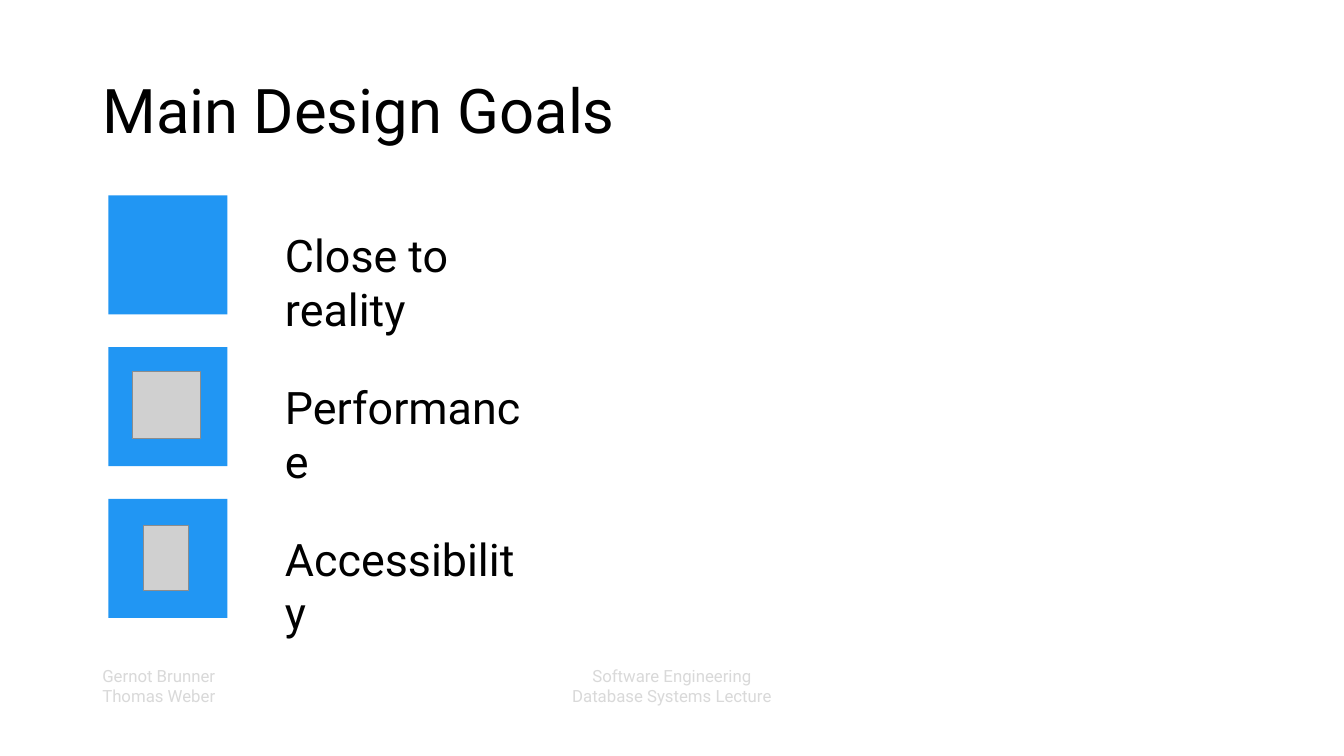
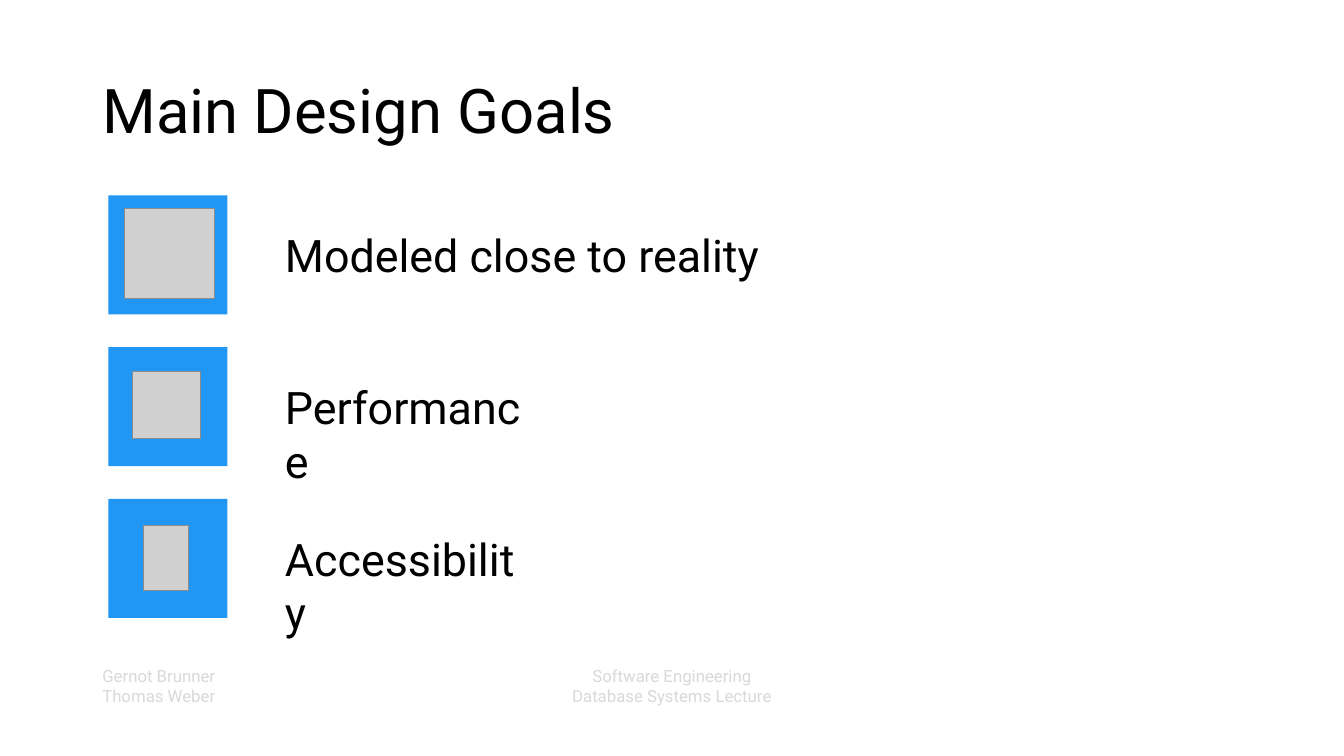
Before and after one commit to elordin/dbs, a slide deck: slide 3 of slides.pptx (slide 2 before the commit). Drawn at 1344x756 pixels with LibreOffice and Linux fonts; fonts in the diff are those of the drawing; grey boxes stand for pictures; background and template pictures are left out. Boxes give left, top, right and bottom in pixels: in the first picture for what was removed or moved away, otherwise in the second. Text is boxed around its words. In the diff, an @@ line names an element or a change of style, - is before the commit and + after.

```diff
--- a/slides.pptx
+++ b/slides.pptx
@@ picture added at box(125, 209, 215, 298) @@
@@ text at box(285, 238, 758, 282): text changed @@
-Close to reality
+Modeled close to reality
```
Also in this commit, not shown: 7 other slides changed, 12 slides added, 1 slide removed.
